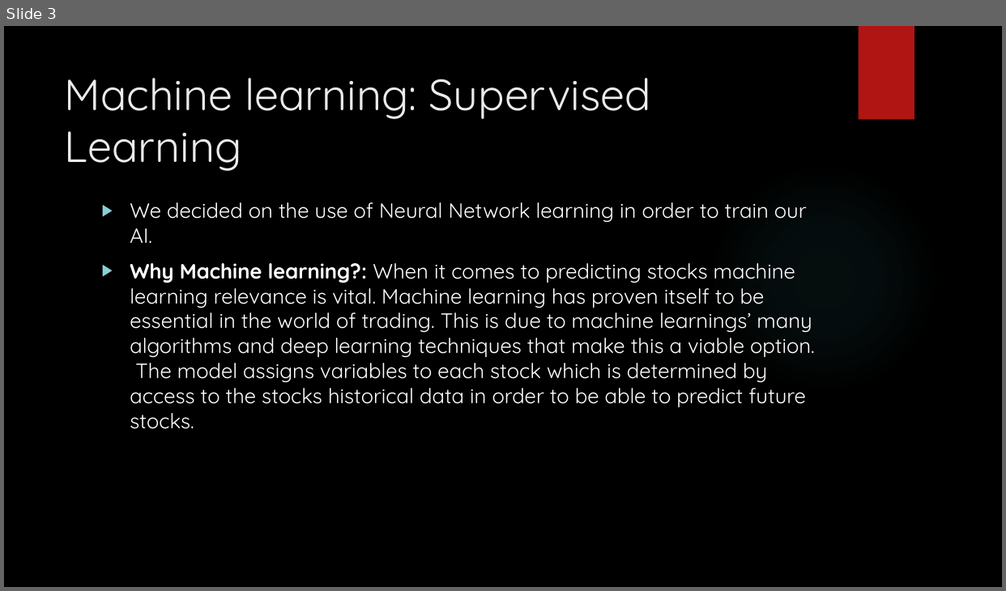
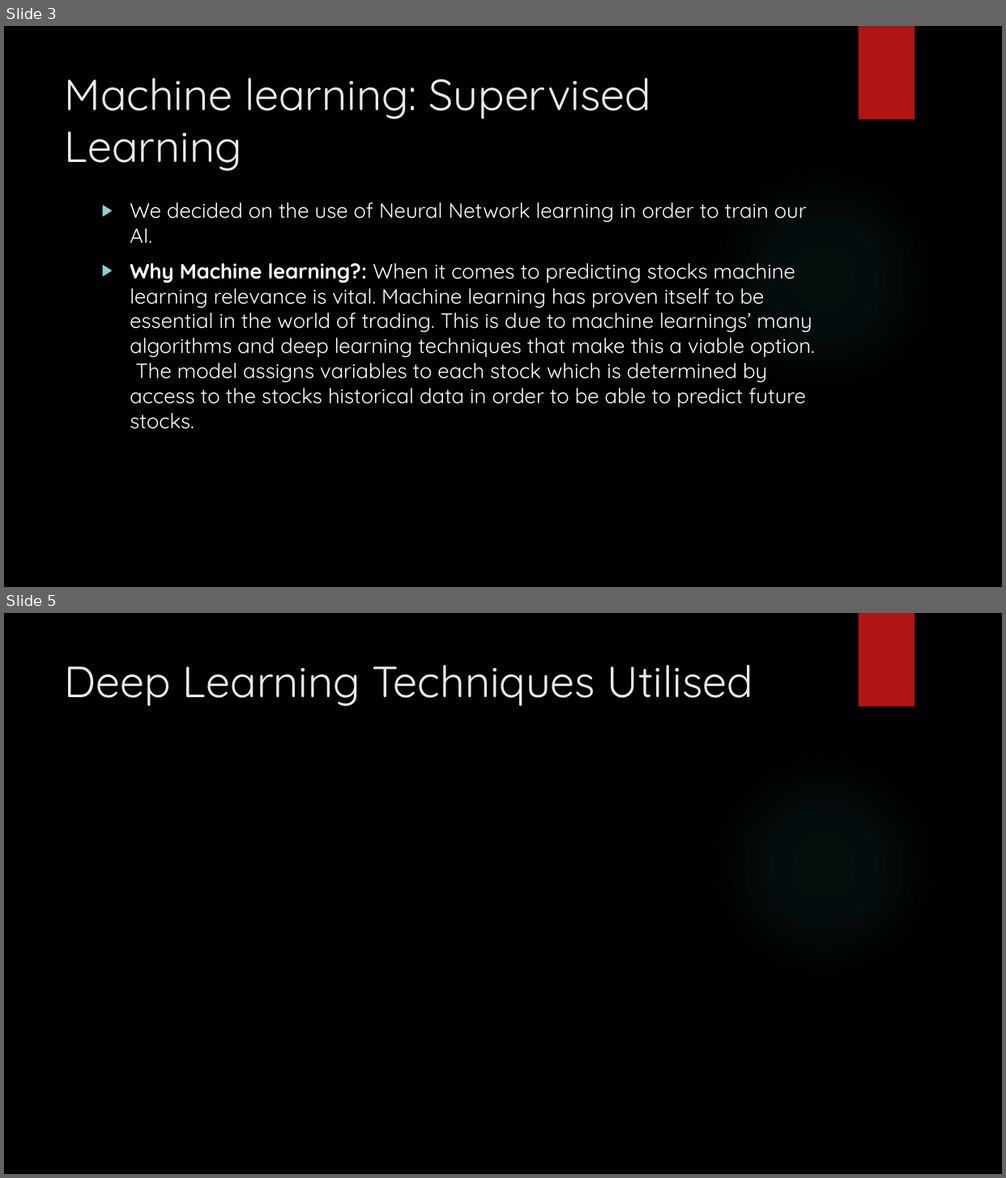
Before and after one commit to Damien-Nguyen/Analysis-of-Optimal-Investment-Portfolio, a slide deck: Stock Price Predictions & Analysis.pptx. Shown one above the other, each under a label of ours: slide 3 before the commit, slides 3 and 5 after it; the slides between them are not shown. The pictures are 1006x591 and 1006x1178 pixels, drawn with LibreOffice and Linux fonts; fonts in the diff are those of the drawing; background and template pictures are left out. Boxes give left, top, right and bottom in pixels: in the first picture for what was removed or moved away, otherwise in the second. Text is boxed around its words. In the diff, an @@ line names an element or a change of style, - is before the commit and + after.

```diff
--- a/Stock Price Predictions & Analysis.pptx
+++ b/Stock Price Predictions & Analysis.pptx
@@ slide 5 added at bbox=[4, 613, 1002, 1174], background picture (left out); not listed: 2 template elements that a slide beside it also shows @@
@@ title added at bbox=[65, 665, 753, 706], 42 pt, text #EBEBEB @@
+Deep Learning Techniques Utilised
```
Also in this commit, not shown: 1 slide changed, 3 other slides added, 5 slides removed.
